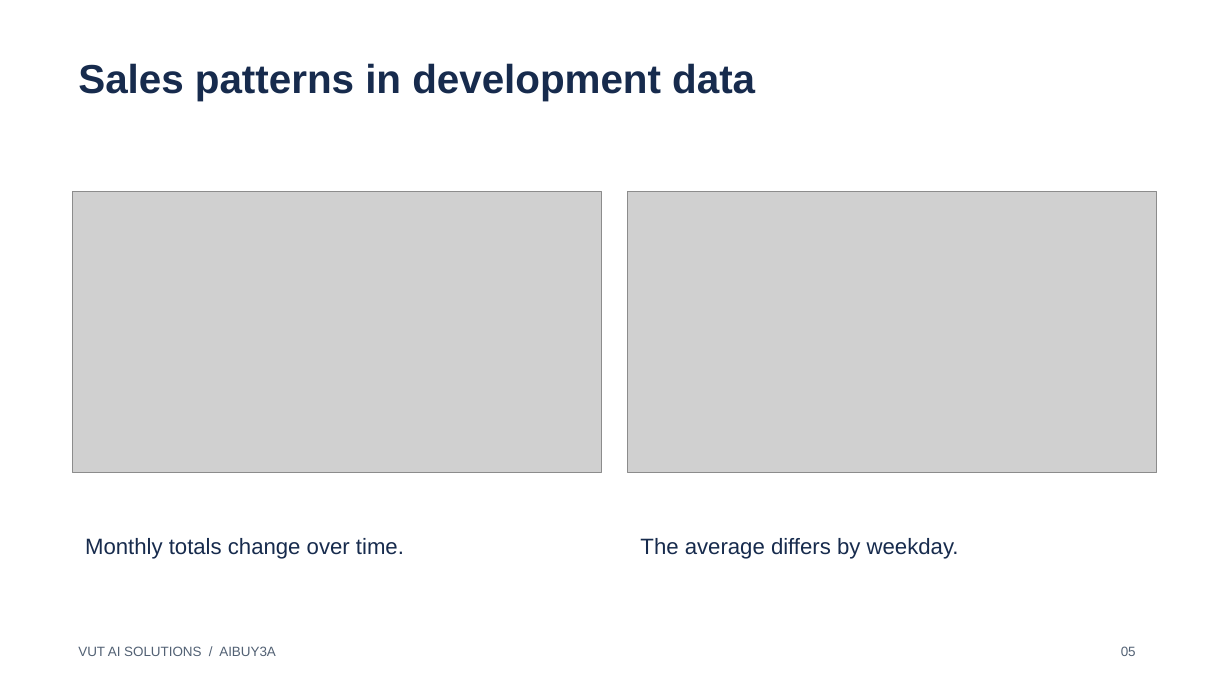
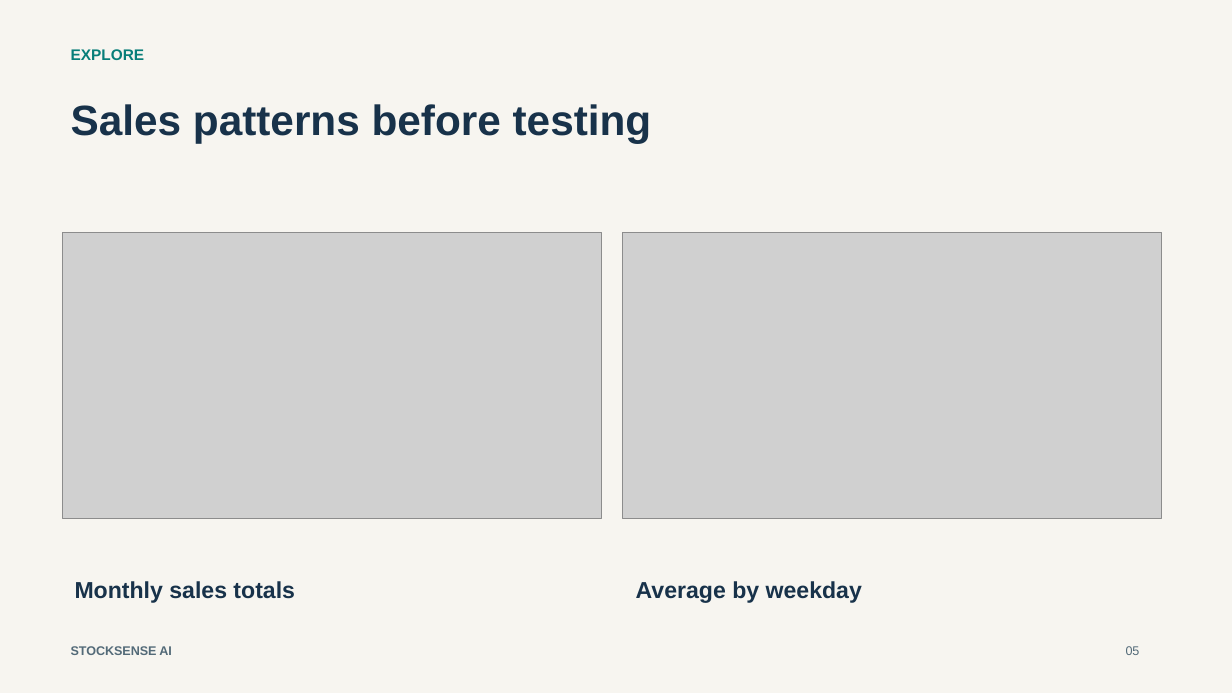
Before and after one commit to VUT-AI-SOLUTIONS-2026/stocksense-ai, a slide deck: slide 5 of docs/StockSense_AI_Presentation_Review.pptx. Drawn at 1232x693 pixels with LibreOffice and Linux fonts; fonts in the diff are those of the drawing; grey boxes stand for pictures. Boxes give left, top, right and bottom in pixels: in the first picture for what was removed or moved away, otherwise in the second. Text is boxed around its words. In the diff, an @@ line names an element or a change of style, - is before the commit and + after.

```diff
--- a/docs/StockSense_AI_Presentation_Review.pptx
+++ b/docs/StockSense_AI_Presentation_Review.pptx
@@ background #FFFFFF to #F7F5F0 @@
@@ text added at <box>71,49,144,60</box>, 12 pt, text #087E79, bold @@
+EXPLORE
@@ text at <box>71,104,652,143</box>: text changed; size 31.5 to 33 pt; text colour #172B4D to #18324A @@
-Sales patterns in development data
+Sales patterns before testing
@@ picture: place and size @@
-picture at <box>72,191,602,472</box>
+picture at <box>63,232,602,518</box>
@@ picture: place and size @@
-picture at <box>628,191,1157,472</box>
+picture at <box>623,232,1162,518</box>
@@ text at <box>75,581,295,603</box>: text changed; size 17.2 to 18 pt; text colour #172B4D to #18324A; bold on @@
-Monthly totals change over time.
+Monthly sales totals
@@ text at <box>636,581,862,603</box>: text changed; size 17.2 to 18 pt; text colour #172B4D to #18324A; bold on @@
-The average differs by weekday.
+Average by weekday
@@ text added at <box>71,646,172,655</box>, 9.8 pt, text #536A78, bold @@
+STOCKSENSE AI
@@ text removed at <box>78,646,276,656</box> @@
-VUT AI SOLUTIONS / AIBUY3A
@@ text "05" at <box>1126,646,1140,655</box>: size 10.5 to 9.8 pt, text colour #526174 to #536A78 @@
```
Also in this commit, not shown: 7 other slides changed, 6 slides added, 6 slides removed, 1 other file.
